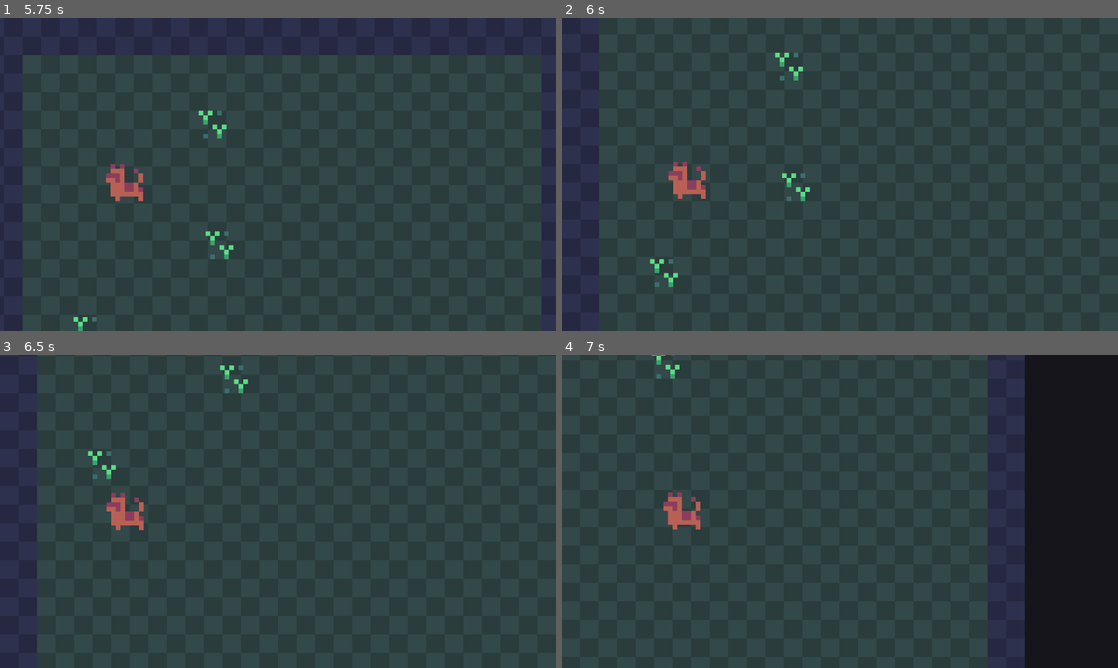
Above: before the commit, frames 1-4 (two rows, left to right).
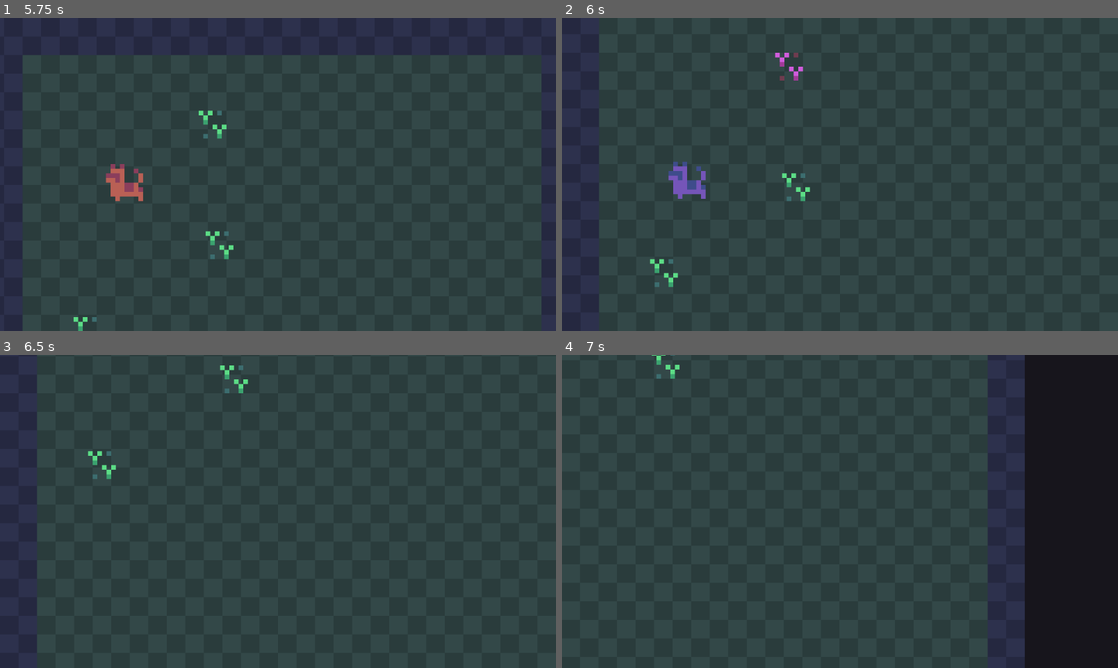
Above: after the commit, the same moments.

Repository: colinbellino/ai-and-games-2022
Game: Godot game, scene res://media/scenes/main.tscn
Same seed, same stepped clock (60 frames per second), same inputs: the game is played once before the commit and once after it.
Inputs (mouse positions are in pixels of both pictures, inside the frame that each line leads up to):
- Up to frame 1 (5.75 s): click "Start" at 0.5 s; move the mouse to (122, 183) at 1.27 s; press the mouse at (122, 183) at 1.28 s; hold D (move_right) 1.28-2.03 s; move the mouse to (33, 246) at 2.02 s; release the mouse at (33, 246) at 2.03 s; hold S (move_down) 2.03-2.78 s; click (33, 246) at 2.1 s; move the mouse to (333, 105) at 2.77 s; press the mouse at (333, 105) at 2.78 s; hold D (move_right) 2.78-3.53 s; move the mouse to (250, 237) at 3.52 s; release the mouse at (250, 237) at 3.53 s; hold Z (move_up) 3.53-4.28 s; click (250, 237) at 3.6 s; move the mouse to (444, 221) at 4.27 s; press the mouse at (444, 221) at 4.28 s; hold Q (move_left) from 4.28 s (still down); move the mouse to (111, 127) at 5.02 s; release the mouse at (111, 127) at 5.03 s; click (111, 127) at 5.1 s
- Up to frame 2 (6 s): move the mouse to (773, 124) at 5.77 s; release Q (move_left) at 5.78 s; press the mouse at (773, 124) at 5.78 s; hold S (move_down) from 5.78 s (still down)
- Up to frame 3 (6.5 s): keep holding S (move_down)
- Up to frame 4 (7 s): move the mouse to (662, 464) at 6.52 s; release S (move_down) at 6.53 s; release the mouse at (662, 464) at 6.53 s; hold D (move_right) from 6.53 s (still down); click (662, 464) at 6.6 s

Frame 1 is identical in both runs. In frame 2, 0.6% of the frame differs, in the area x 19-44%, y 11-58%; in frame 3, 0.5%; in frame 4, 0.5%.

Commit message:
Attracted entities move toward the emiter

Diff:
--- a/media/animations/entities/creature.tres
+++ b/media/animations/entities/creature.tres
@@ -26,6 +26,10 @@
 atlas = ExtResource( 1 )
 region = Rect2( 0, 0, 16, 16 )
 
+[sub_resource type="AtlasTexture" id=10]
+atlas = ExtResource( 1 )
+region = Rect2( 0, 48, 16, 16 )
+
 [sub_resource type="AtlasTexture" id=7]
 atlas = ExtResource( 1 )
 region = Rect2( 32, 16, 16, 16 )
@@ -37,6 +41,14 @@
 [sub_resource type="AtlasTexture" id=9]
 atlas = ExtResource( 1 )
 region = Rect2( 0, 16, 16, 16 )
+
+[sub_resource type="AtlasTexture" id=12]
+atlas = ExtResource( 1 )
+region = Rect2( 0, 64, 16, 16 )
+
+[sub_resource type="AtlasTexture" id=13]
+atlas = ExtResource( 1 )
+region = Rect2( 16, 64, 16, 16 )
 
 [resource]
 animations = [ {
@@ -55,8 +67,18 @@
 "name": "idle",
 "speed": 5.0
 }, {
+"frames": [ SubResource( 10 ) ],
+"loop": true,
+"name": "react",
+"speed": 5.0
+}, {
 "frames": [ SubResource( 7 ), SubResource( 8 ), SubResource( 9 ) ],
 "loop": true,
 "name": "wake_up",
 "speed": 5.0
+}, {
+"frames": [ SubResource( 12 ), SubResource( 13 ) ],
+"loop": true,
+"name": "walk",
+"speed": 5.0
 } ]
--- a/media/animations/entities/plant.tres
+++ b/media/animations/entities/plant.tres
@@ -9,10 +9,6 @@
 [sub_resource type="AtlasTexture" id=11]
 atlas = ExtResource( 1 )
 region = Rect2( 16, 48, 16, 16 )
-
-[sub_resource type="AtlasTexture" id=12]
-atlas = ExtResource( 1 )
-region = Rect2( 32, 48, 16, 16 )
 
 [sub_resource type="AtlasTexture" id=2]
 atlas = ExtResource( 1 )
@@ -32,7 +28,7 @@
 
 [resource]
 animations = [ {
-"frames": [ SubResource( 10 ), SubResource( 11 ), SubResource( 12 ) ],
+"frames": [ SubResource( 10 ), SubResource( 11 ) ],
 "loop": true,
 "name": "activating",
 "speed": 5.0
--- a/project.godot
+++ b/project.godot
@@ -19,7 +19,7 @@
 "language": "GDScript",
 "path": "res://src/entities/Attracted.gd"
 }, {
-"base": "Node",
+"base": "Node2D",
 "class": "Entity",
 "language": "GDScript",
 "path": "res://src/entities/Entity.gd"
--- a/src/Enums.gd
+++ b/src/Enums.gd
@@ -4,4 +4,4 @@
 
 enum Sources { DINO, TREE }
 
-enum EntityStates { Idle, Asleep, Activating }
+enum EntityStates { Idle, Asleep, Activating, Attracted }
--- a/src/entities/Attracted.gd
+++ b/src/entities/Attracted.gd
@@ -9,4 +9,7 @@
     entity.disconnect("attracted", self, "entity_attracted")
 
 func entity_attracted(emiter: Entity) -> void:
-   print("[Attracted] %s attracted to %s" % [entity.name, emiter.name])
+    # TODO: Do this only if Idle maybe?
+    entity.destination = emiter.position
+    entity.change_state(Enums.EntityStates.Attracted)
+    # print("[Attracted] %s attracted to %s" % [entity.name, emiter.name])
--- a/src/entities/Entity.gd
+++ b/src/entities/Entity.gd
@@ -1,7 +1,8 @@
-class_name Entity extends Node
+class_name Entity extends Node2D
 
 onready var sprite_body : AnimatedSprite = find_node("SpriteBody")
 onready var area_sound : Area2D = find_node("SoundArea")
+var destination : Vector2
 
 # Note: don't change this without using change_state()
 var _state : int
@@ -37,6 +38,19 @@
             yield(sprite_body, "animation_finished")
             sprite_body.play("idle")
 
+    if _state == Enums.EntityStates.Attracted:
+        if _state_entered == false:
+            _state_entered = true
+            sprite_body.play("react")
+            yield(sprite_body, "animation_finished")
+            sprite_body.play("walk")
+
+            # print("MOVING TOWARD: ", destination)
+            var tween = create_tween()
+            tween.tween_property(self, "position", destination, 1.0)
+
+            change_state(Enums.EntityStates.Idle)
+
 func interact() -> void:
     # print("[Entity] %s interact" % [name])
     emit_signal("interacted")
Not shown: 1 places in media/animations/entities/creature.tres that only renumber resources
Not shown: 1 places in media/animations/entities/plant.tres that only renumber resources
Binary file changed: media/art/entities/creature.png
Binary file changed: media/art/entities/plant.png
